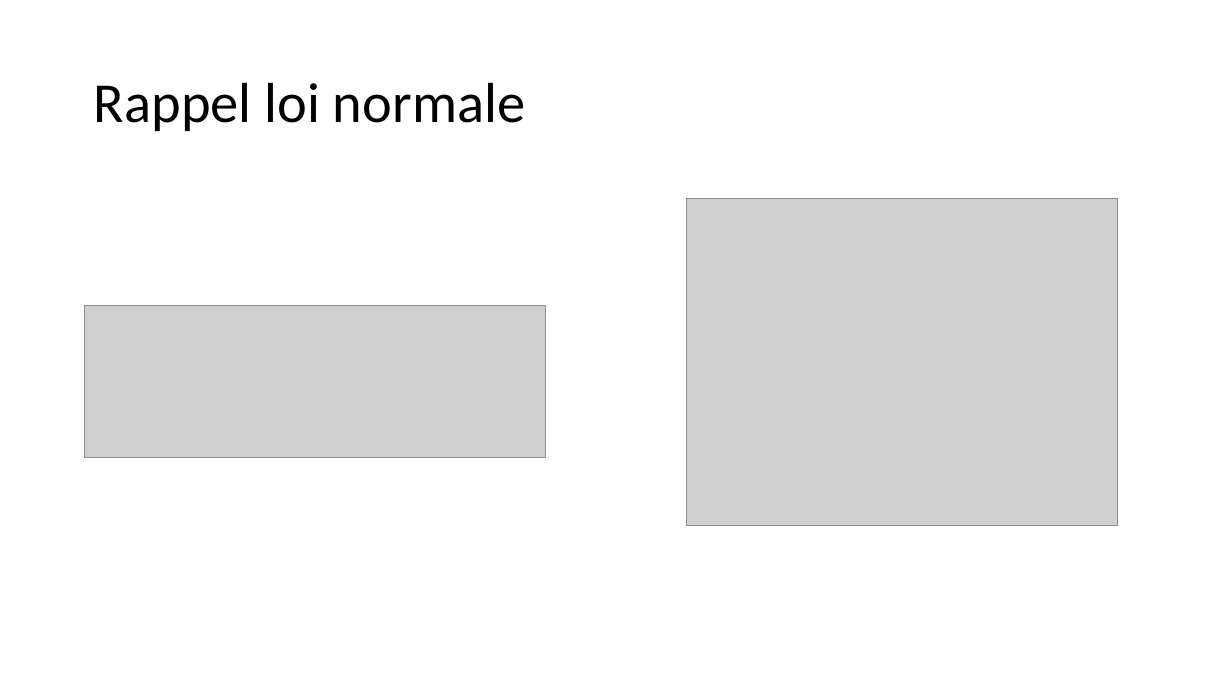
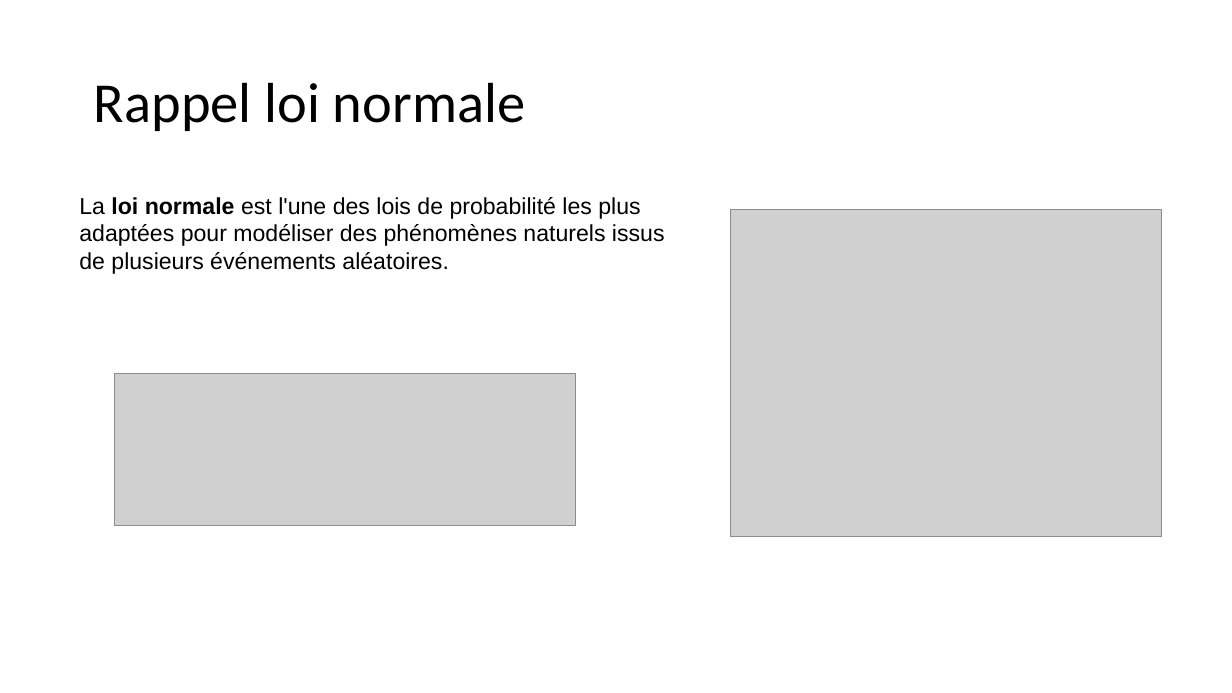
Before and after one commit to Arkantick/Enseignement_EPSI_LangageR, a slide deck: slide 58 of EPSI/Langage R/Statistiques Descriptives/Statistiques_Descriptives_R_Cours.pptx (slide 55 before the commit). Drawn at 1232x693 pixels with LibreOffice and Linux fonts; fonts in the diff are those of the drawing; grey boxes stand for pictures. Boxes give left, top, right and bottom in pixels: in the first picture for what was removed or moved away, otherwise in the second. Text is boxed around its words. In the diff, an @@ line names an element or a change of style, - is before the commit and + after.

```diff
--- a/EPSI/Langage R/Statistiques Descriptives/Statistiques_Descriptives_R_Cours.pptx
+++ b/EPSI/Langage R/Statistiques Descriptives/Statistiques_Descriptives_R_Cours.pptx
@@ text added at (79,197,665,274), 18 pt, text #000000 @@
+La loi normale est l'une des lois de probabilité les plus adaptées pour modéliser des phénomènes naturels issus de plusieurs événements aléatoires.
@@ picture: place and size @@
-picture at (687,199,1117,525)
+picture at (731,210,1162,536)
@@ picture: place and size @@
-picture at (85,305,546,457)
+picture at (115,373,576,526)
```
Also in this commit, not shown: 7 other slides changed, 7 slides added, 2 slides removed, 1 other file.
